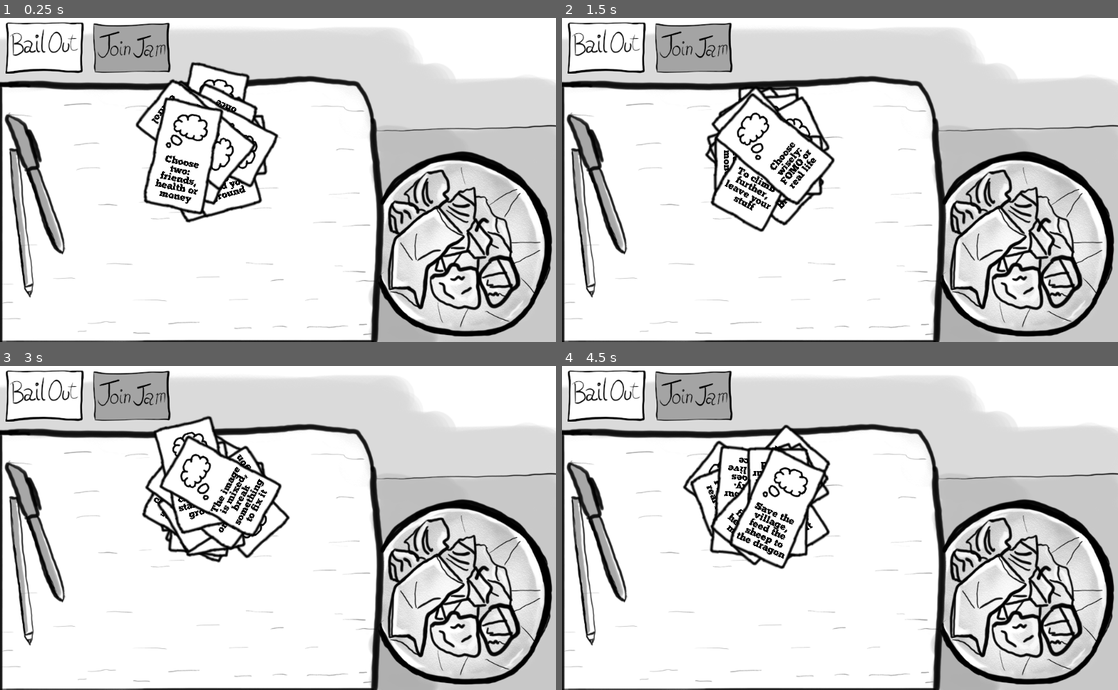
Above: before the commit, frames 1-4 (two rows, left to right).
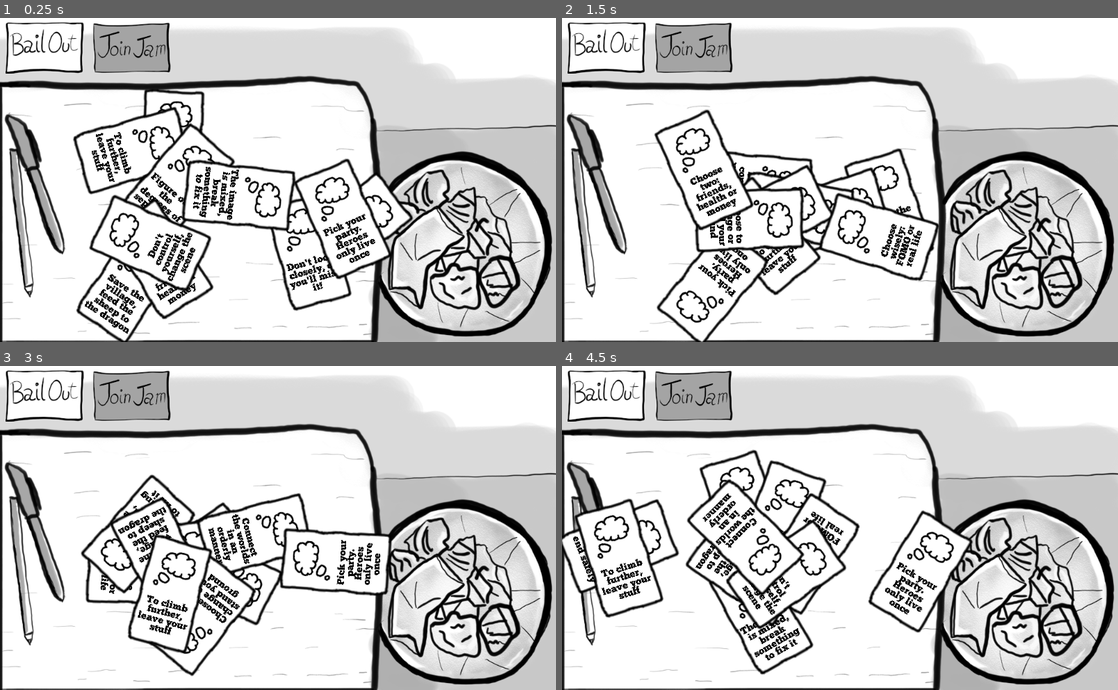
Above: after the commit, the same moments.

Repository: brocoli/ld43
Game: Godot game, scene res://scene/Main/Main.tscn
Two runs of this game, one before a commit and one after it. Both use one fixed random seed, a clock stepped at 60 frames per second and the inputs below.
Inputs (mouse positions are in pixels of both pictures, inside the frame that each line leads up to):
- Up to frame 1 (0.25 s): no input
- Up to frame 2 (1.5 s): click (606, 47) at 0.5 s; click (1051, 47) at 1.25 s
- Up to frame 3 (3 s): click (44, 395) at 2 s; click (489, 395) at 2.75 s
- Up to frame 4 (4.5 s): click (606, 395) at 3.5 s; click (1051, 395) at 4.25 s

The runs differ from the first frame. In frame 1, 12% of the frame differs, in the area x 13-75%, y 13-100%; in frame 2, 9.3%; in frame 3, 10%; in frame 4, 12%.

Commit message:
Better feedbacks

Diff:
--- a/project.godot
+++ b/project.godot
@@ -10,7 +10,7 @@
 
 [application]
 
-config/name="LD43"
+config/name="Jamming Dilemma"
 run/main_scene="res://scene/Main/Main.tscn"
 config/icon="res://icon.png"
 
--- /dev/null
+++ b/scene/Main/Bop.gd
@@ -0,0 +1,28 @@
+extends Tween
+
+export (float) var period
+export (float) var amplitude
+
+func bop():
+	connect("tween_completed", self, "_unbop")
+	interpolate_method(
+		get_node(".."),
+		"set_scale",
+		Vector2(1,1),
+		Vector2(amplitude, amplitude),
+		0.5 * period,
+		Tween.TRANS_SINE,
+		Tween.EASE_IN_OUT)
+	start()
+
+func _unbop(obj, key):
+	disconnect("tween_completed", self, "_unbop")
+	interpolate_method(
+		get_node(".."),
+		"set_scale",
+		Vector2(amplitude, amplitude),
+		Vector2(1,1),
+		0.5 * period,
+		Tween.TRANS_SINE,
+		Tween.EASE_IN_OUT)
+	start()
--- a/scene/Main/Card.gd
+++ b/scene/Main/Card.gd
@@ -19,5 +19,9 @@
 		var joinJamButton = get_node("/root/Main/JoinJam")
 		joinJamButton.check_no_bad_cards(self)
 
+		if is_in_group("is_good_card"):
+			get_node("/root/Main/ScreenShake").shake_screen()
+		elif is_in_group("is_bad_card"):
+			get_node("/root/Main/JoinJam/Bop").bop()
+
 		self.queue_free()
-		get_node("/root/Main/ScreenShake").shake_screen()
--- a/scene/Main/CardHandler.gd
+++ b/scene/Main/CardHandler.gd
@@ -4,7 +4,8 @@
 export (PackedScene) var TouchDragPhysics
 export (int) var amountGoodCards
 export (int) var amountBadCards
-export (float) var radius
+export (float) var radiusX
+export (float) var radiusY
 
 export (String) var targetTheme
 
@@ -55,9 +56,10 @@
 		spawn_card(i)
 
 func spawn_card(i):
-	var distance = rand_range(0, radius)
+	var distanceX = rand_range(0, radiusX)
+	var distanceY = rand_range(0, radiusY)
 	var angle = rand_range(0, 2*PI)
-	var pos = Vector2(distance*cos(angle), distance*sin(angle))
+	var pos = Vector2(distanceX*cos(angle), distanceY*sin(angle))
 
 	var rot = rand_range(0, 2*PI)
 
@@ -105,7 +107,6 @@
 	if focusedCard != null and event is InputEventMouseMotion:
 		draggableBody.position += event.relative
 
-
 func try_lift_card(bodies):
 	if focusedCard == null:
 		var card = null
--- a/scene/Main/CardHandler.tscn
+++ b/scene/Main/CardHandler.tscn
@@ -13,7 +13,8 @@
 TouchDragPhysics = ExtResource( 3 )
 amountGoodCards = 3
 amountBadCards = 10
-radius = 50.0
+radiusX = 40.0
+radiusY = 20.0
 targetTheme = "Sacrifices must be made"
 
 [node name="Debug" type="Sprite" parent="." index="0"]
--- a/scene/Main/Main.tscn
+++ b/scene/Main/Main.tscn
@@ -8,10 +8,11 @@
 [ext_resource path="res://art/Buttons/botao_JoinJamHoverP.png" type="Texture" id=6]
 [ext_resource path="res://art/Buttons/botao_JoinJamDisableP.png" type="Texture" id=7]
 [ext_resource path="res://scene/Main/JoinJam.gd" type="Script" id=8]
-[ext_resource path="res://art/Buttons/botao_bailOutP.png" type="Texture" id=9]
-[ext_resource path="res://art/Buttons/botao_bailOuthoverP.png" type="Texture" id=10]
-[ext_resource path="res://scene/Main/BailOut.gd" type="Script" id=11]
-[ext_resource path="res://scene/Main/ScreenShake.gd" type="Script" id=12]
+[ext_resource path="res://scene/Main/Bop.gd" type="Script" id=9]
+[ext_resource path="res://art/Buttons/botao_bailOutP.png" type="Texture" id=10]
+[ext_resource path="res://art/Buttons/botao_bailOuthoverP.png" type="Texture" id=11]
+[ext_resource path="res://scene/Main/BailOut.gd" type="Script" id=12]
+[ext_resource path="res://scene/Main/ScreenShake.gd" type="Script" id=13]
 
 [node name="Main" type="Node2D" index="0"]
 
@@ -45,11 +46,13 @@
 
 [node name="CardHandler" parent="." index="3" instance=ExtResource( 3 )]
 
-position = Vector2( 380, 240 )
+position = Vector2( 369.103, 364.537 )
 z_index = 1
 _sections_unfolded = [ "Material", "Pause", "Transform", "Visibility", "Z Index" ]
 amountGoodCards = 10
 amountBadCards = 3
+radiusX = 300.0
+radiusY = 160.0
 
 [node name="CardPicker" parent="." index="4" instance=ExtResource( 4 )]
 
@@ -65,7 +68,7 @@
 margin_top = 10.0
 margin_right = 315.0
 margin_bottom = 105.0
-rect_pivot_offset = Vector2( 0, 0 )
+rect_pivot_offset = Vector2( 72.5, 47.5 )
 rect_clip_content = false
 focus_mode = 2
 mouse_filter = 0
@@ -82,6 +85,18 @@
 texture_disabled = ExtResource( 7 )
 script = ExtResource( 8 )
 _sections_unfolded = [ "Anchor", "Focus", "Grow Direction", "Hint", "Margin", "Mouse", "Rect", "Size Flags", "Textures", "Theme" ]
+
+[node name="Bop" type="Tween" parent="JoinJam" index="0"]
+
+repeat = false
+playback_process_mode = 1
+playback_speed = 1.0
+playback/active = false
+playback/repeat = false
+playback/speed = 1.0
+script = ExtResource( 9 )
+period = 0.2
+amplitude = 1.1
 
 [node name="BailOut" type="TextureButton" parent="." index="6"]
 
@@ -117,10 +132,10 @@
 playback/active = false
 playback/repeat = false
 playback/speed = 1.0
-script = ExtResource( 12 )
+script = ExtResource( 13 )
 _sections_unfolded = [ "playback" ]
 period = 0.05
-amplitude = 3
+amplitude = 5.0
 
 [connection signal="pressed" from="JoinJam" to="JoinJam" method="_on_JoinJam_pressed"]
 
--- a/scene/Main/ScreenShake.gd
+++ b/scene/Main/ScreenShake.gd
@@ -1,7 +1,7 @@
 extends Tween
 
 export (float) var period
-export (int) var amplitude
+export (float) var amplitude
 
 func shake_screen():
 	connect("tween_completed", self, "_shake_right")
Not shown: 2 places in scene/Main/Main.tscn that only renumber resources
